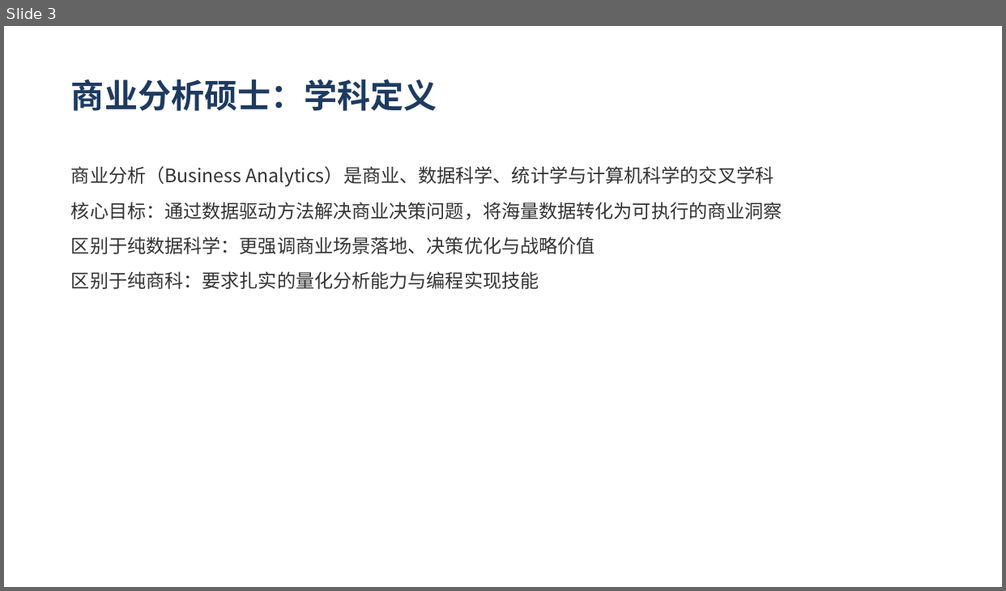
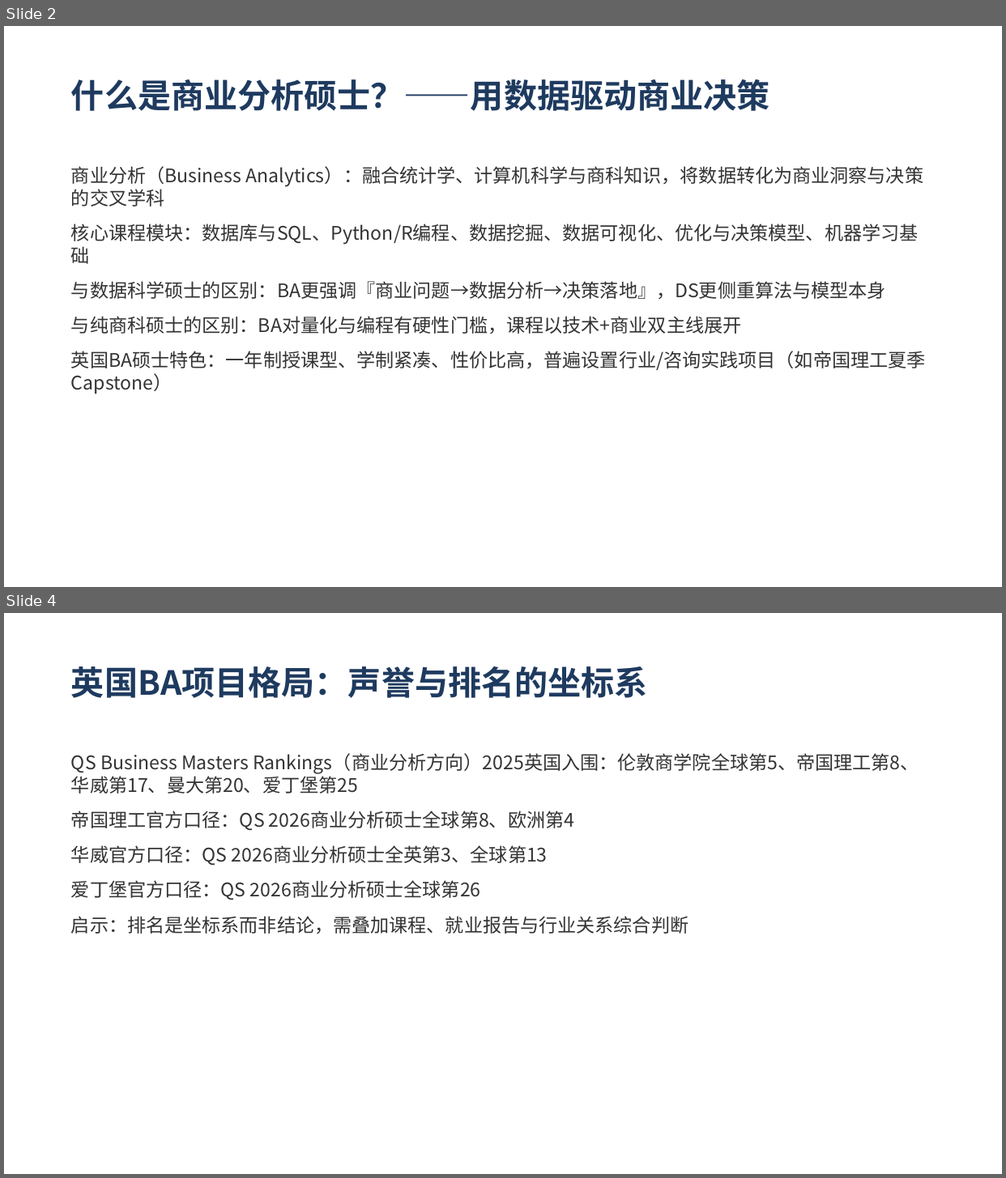
Before and after one commit to SunJenry/PPT_Generator, a slide deck: demo/demo1.pptx. Shown one above the other, each under a label of ours: slide 3 before the commit, slides 2 and 4 after it; the slides between them are not shown. The pictures are 1006x591 and 1006x1178 pixels, drawn with LibreOffice and Linux fonts; fonts in the diff are those of the drawing. Boxes give left, top, right and bottom in pixels: in the first picture for what was removed or moved away, otherwise in the second. Text is boxed around its words. In the diff, an @@ line names an element or a change of style, - is before the commit and + after.

```diff
--- a/demo/demo1.pptx
+++ b/demo/demo1.pptx
@@ slide 4 added at (x1=4, y1=613, x2=1002, y2=1174), background #FFFFFF @@
@@ text added at (x1=71, y1=666, x2=648, y2=698), 32 pt, text #1E3A5F, bold @@
+英国BA项目格局：声誉与排名的坐标系
@@ text added at (x1=71, y1=753, x2=919, y2=934), 18 pt, text #333333 @@
+QS Business Masters Rankings（商业分析方向）2025英国入围：伦敦商学院全球第5、帝国理工第8、华威第17、曼大第20、爱丁堡第25
+帝国理工官方口径：QS 2026商业分析硕士全球第8、欧洲第4
+华威官方口径：QS 2026商业分析硕士全英第3、全球第13
+爱丁堡官方口径：QS 2026商业分析硕士全球第26
+启示：排名是坐标系而非结论，需叠加课程、就业报告与行业关系综合判断
@@ what was slide 3 is now slide 2 @@
@@ slide 2 changed as well @@
@@ text at (x1=71, y1=79, x2=770, y2=111): text changed @@
-商业分析硕士：学科定义
+什么是商业分析硕士？——用数据驱动商业决策
@@ text at (x1=71, y1=166, x2=926, y2=395): text changed @@
-商业分析（Business Analytics）是商业、数据科学、统计学与计算机科学的交叉学科
-核心目标：通过数据驱动方法解决商业决策问题，将海量数据转化为可执行的商业洞察
-区别于纯数据科学：更强调商业场景落地、决策优化与战略价值
-区别于纯商科：要求扎实的量化分析能力与编程实现技能
+商业分析（Business Analytics）：融合统计学、计算机科学与商科知识，将数据转化为商业洞察与决策的交叉学科
+核心课程模块：数据库与SQL、Python/R编程、数据挖掘、数据可视化、优化与决策模型、机器学习基础
+与数据科学硕士的区别：BA更强调『商业问题→数据分析→决策落地』，DS更侧重算法与模型本身
+与纯商科硕士的区别：BA对量化与编程有硬性门槛，课程以技术+商业双主线展开
+英国BA硕士特色：一年制授课型、学制紧凑、性价比高，普遍设置行业/咨询实践项目（如帝国理工夏季Capstone）
```
Also in this commit, not shown: 13 other slides changed, 12 other slides added, 16 slides removed.
